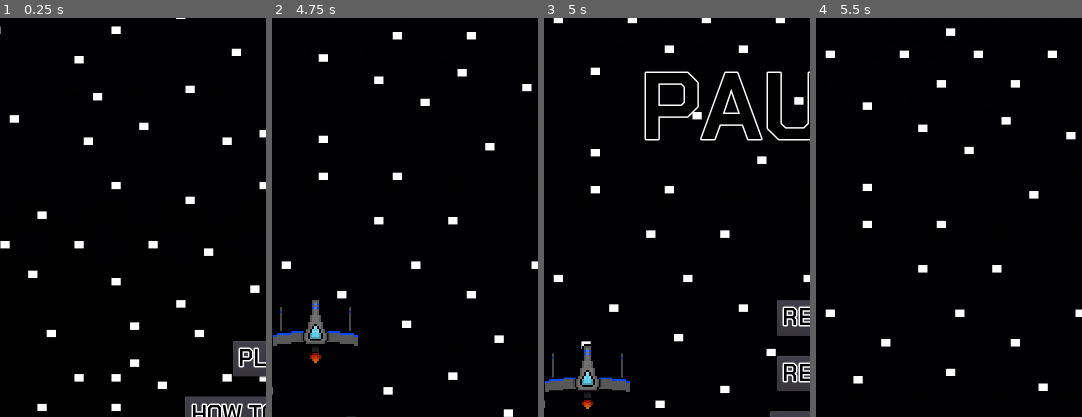
Above: before the commit, frames 1-4 (left to right).
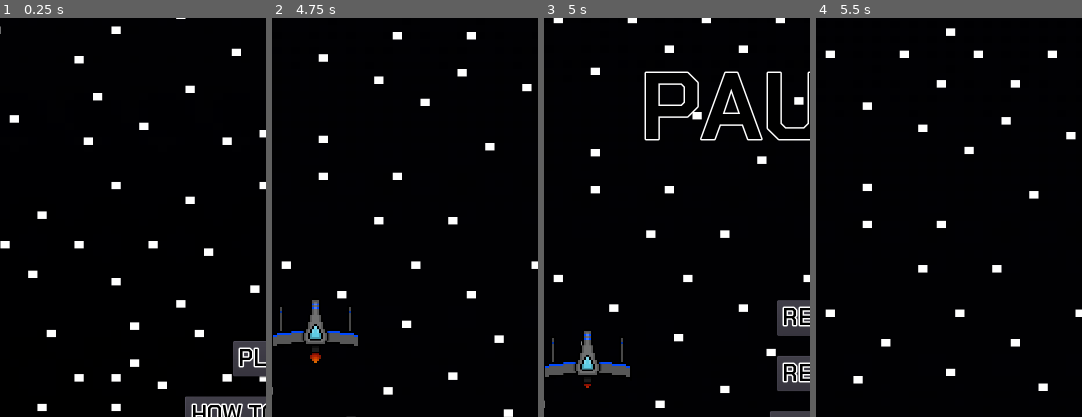
Above: after the commit, the same moments.

Repository: Cecilist/Final-BossFightBulletShooter
Game: Godot game, scene res://src/MainMenu.tscn
Same seed, same stepped clock (60 frames per second), same inputs: the game is played once before the commit and once after it.
Inputs:
- Up to frame 1 (0.25 s): no input
- Up to frame 2 (4.75 s): click "PLAY" at 0.5 s; tap Enter (play_game) at 1.25, 1.35, 2.85, 4.35 s; hold W (move_up) 1.28-2.78 s; tap Tab (to_next_screen) at 2.1, 3.6 s; hold A (move_left) 2.78-4.28 s; hold S (move_down) from 4.28 s (still down)
- Up to frame 3 (5 s): keep holding S (move_down); tap Escape (pause) at 4.9 s
- Up to frame 4 (5.5 s): release S (move_down) at 5 s; click "REPLAY" at 5 s
The pictures show only the part of the screen within x 0-50%, y 30-80%; the shares and areas given below are measured in that part.

Frames 1-2 are identical in both runs. In frame 3, 2.2% of the frame differs, in the area x 0-33%, y 78-98%; in frame 4, nothing differs.

Commit message:
Finish pause menu

Diff:
--- a/project/src/Level.gd
+++ b/project/src/Level.gd
@@ -7,13 +7,15 @@
 var won_game := false
 
 
-# Pauses the game
 func _input(_event) -> void:
+	# Pauses and unpauses the game
 	if Input.is_action_just_pressed("pause"):
 		if get_tree().paused == false:
 			_pause_game()
 		elif get_tree().paused == true:
 			_unpause_game()
+
+	# Allows the player to use keybinds to interact with the pause menu
 	if game_paused == true:
 		if Input.is_action_just_pressed("previous_menu"):
 			_on_InGameToMenuButton_pressed()
@@ -50,31 +52,32 @@
 		_show_game_over()
 
 	# Checks the boss's health and displays it on its health bar
-#	if $Enemy.enemy_health_percent <= 100:
-#		$HUD/EnemyHealthBar.play("100")
-#	elif $Enemy.enemy_health_percent <= 90:
-#		$HUD/EnemyHealthBar.play("90")
-#	elif $Enemy.enemy_health_percent <= 80:
-#		$HUD/EnemyHealthBar.play("80")
-#	elif $Enemy.enemy_health_percent <= 70:
-#		$HUD/EnemyHealthBar.play("70")
-#	elif $Enemy.enemy_health_percent <= 60:
-#		$HUD/EnemyHealthBar.play("60")
-#	elif $Enemy.enemy_health_percent <= 50:
-#		$HUD/EnemyHealthBar.play("50")
-#	elif $Enemy.enemy_health_percent <= 40:
-#		$HUD/EnemyHealthBar.play("40")
-#	elif $Enemy.enemy_health_percent <= 30:
-#		$HUD/EnemyHealthBar.play("30")
-#	elif $Enemy.enemy_health_percent <= 20:
-#		$HUD/EnemyHealthBar.play("20")
-#	elif $Enemy.enemy_health_percent <= 10:
-#		$HUD/EnemyHealthBar.play("10")
-#	elif $Enemy.enemy_health_percent == 0:
-#		$HUD/EnemyHealthBar.play("0")
+#	if $Boss.boss_health_percent <= 100:
+#		$HUD/BossHealthBar.play("100")
+#	elif $Boss.boss_health_percent <= 90:
+#		$HUD/BossHealthBar.play("90")
+#	elif $Boss.boss_health_percent <= 80:
+#		$HUD/BossHealthBar.play("80")
+#	elif $Boss.boss_health_percent <= 70:
+#		$HUD/BossHealthBar.play("70")
+#	elif $Boss.boss_health_percent <= 60:
+#		$HUD/BossHealthBar.play("60")
+#	elif $Boss.boss_health_percent <= 50:
+#		$HUD/BossHealthBar.play("50")
+#	elif $Boss.boss_health_percent <= 40:
+#		$HUD/BossHealthBar.play("40")
+#	elif $Boss.bossy_health_percent <= 30:
+#		$HUD/BossHealthBar.play("30")
+#	elif $Boss.boss_health_percent <= 20:
+#		$HUD/BossHealthBar.play("20")
+#	elif $Boss.boss_health_percent <= 10:
+#		$HUD/BossHealthBar.play("10")
+#	elif $Boss.boss_health_percent == 0:
+#		$HUD/BossHealthBar.play("0")
 #		_show_won_game()
 
 
+# Pauses the game and brings up the pause menu
 func _pause_game() -> void:
 	get_tree().paused = true
 	$PauseMenu/InGameResumeButton.disabled = false
@@ -85,6 +88,7 @@
 	game_paused = true
 
 
+# Unpauses the game and hides the pause menu
 func _unpause_game() -> void:
 	get_tree().paused = false
 	$PauseMenu/InGameResumeButton.disabled = true
--- a/project/src/Player.gd
+++ b/project/src/Player.gd
@@ -16,15 +16,22 @@
 	#  keys are pressed
 	_ship_velocity = Vector2(0,0)
 
-	# Moves the player based on which keys they press
-	if Input.is_action_pressed("move_up"):
-		_ship_velocity.y = player_movement_speed * -1
-	if Input.is_action_pressed("move_down"):
-		_ship_velocity.y = player_movement_speed
-	if Input.is_action_pressed("move_left"):
-		_ship_velocity.x = player_movement_speed * -1
-	if Input.is_action_pressed("move_right"):
-		_ship_velocity.x = player_movement_speed
+	# If the game isn't paused, plays the animation and
+	#  moves the player based on which keys they press
+	if get_parent().game_paused == false:
+		$ShipSprite.playing = true
+		if Input.is_action_pressed("move_up"):
+			_ship_velocity.y = player_movement_speed * -1
+		if Input.is_action_pressed("move_down"):
+			_ship_velocity.y = player_movement_speed
+		if Input.is_action_pressed("move_left"):
+			_ship_velocity.x = player_movement_speed * -1
+		if Input.is_action_pressed("move_right"):
+			_ship_velocity.x = player_movement_speed
+
+	# If the game is paused, stops playing the sprite's animation
+	if get_parent().game_paused == true:
+		$ShipSprite.playing = false
 
 	# Applies the velocity to the player
 	_ship_velocity = move_and_slide(_ship_velocity, Vector2.UP)
--- a/project/src/Player.tscn
+++ b/project/src/Player.tscn
@@ -21,10 +21,9 @@
 extents = Vector2( 240.9, 157.252 )
 
 [node name="Player" type="KinematicBody2D"]
-pause_mode = 2
 script = ExtResource( 4 )
 
-[node name="AnimatedSprite" type="AnimatedSprite" parent="."]
+[node name="ShipSprite" type="AnimatedSprite" parent="."]
 frames = SubResource( 1 )
 animation = "flying"
 frame = 2
